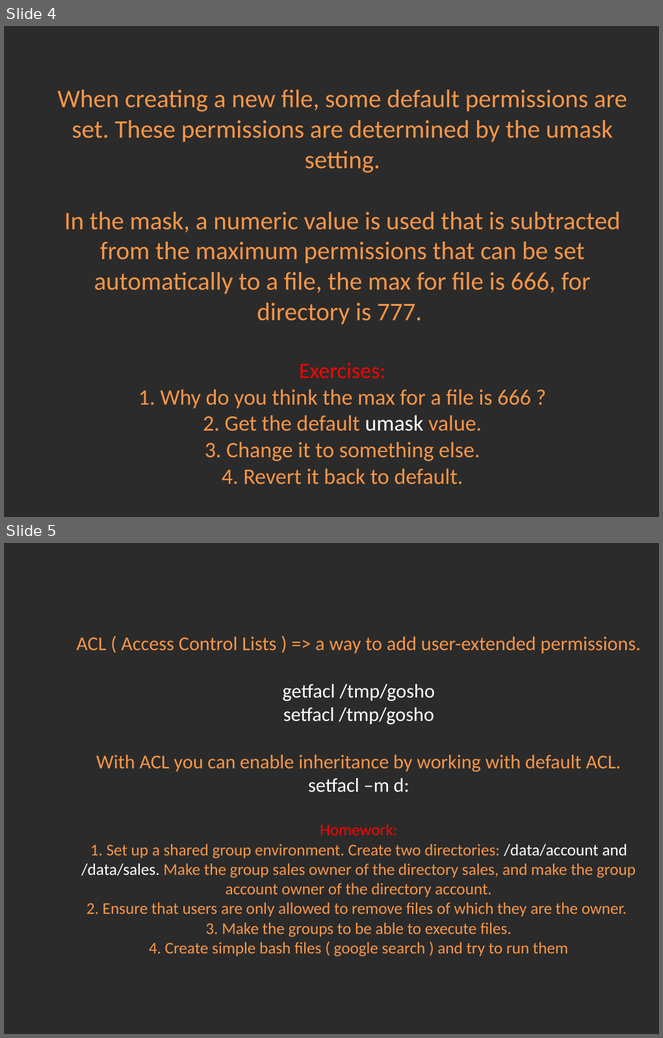
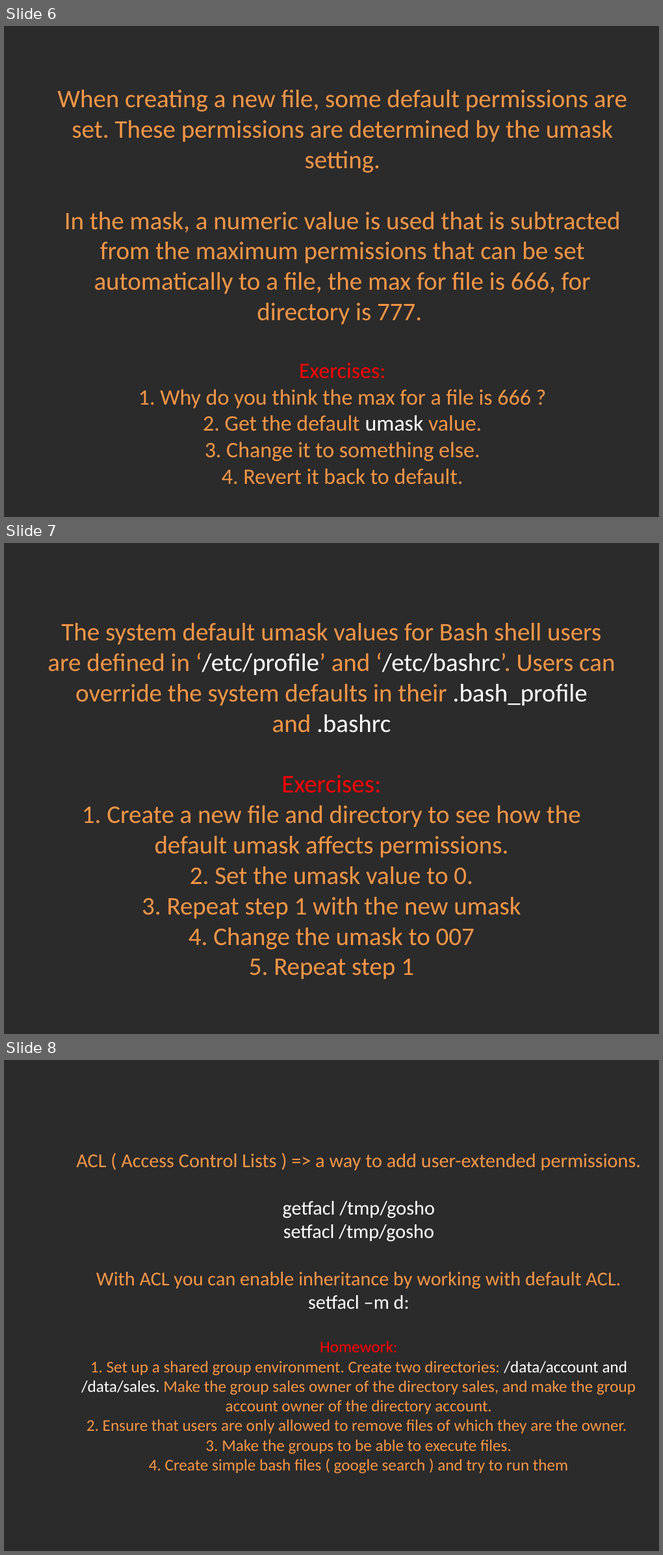
Before and after one commit to Academy-Soft-Intellect/Linux-Course, a slide deck: 5.Permissions/05-PermissionsAndAccessControlLists.pptx. Shown one above the other, each under a label of ours: slides 4 and 5 before the commit, slides 6, 7 and 8 after it. The pictures are 663x1038 and 663x1555 pixels, drawn with LibreOffice and Linux fonts; fonts in the diff are those of the drawing; background and template pictures are left out; a plain dark background stands for a picture behind light text. Boxes give left, top, right and bottom in pixels: in the first picture for what was removed or moved away, otherwise in the second. Text is boxed around its words. In the diff, an @@ line names an element or a change of style, - is before the commit and + after.

Commit message:
Permissions modified.

```diff
--- a/5.Permissions/05-PermissionsAndAccessControlLists.pptx
+++ b/5.Permissions/05-PermissionsAndAccessControlLists.pptx
@@ slide 7 added at (4,543,659,1034), background picture (left out) @@
@@ title added at (48,623,615,980), 27.9 pt, text #F79646 @@
+The system default umask values for Bash shell users are defined in ‘/etc/profile’ and ‘/etc/bashrc’. Users can override the system defaults in their .bash_profile and .bashrc
+Exercises:
+1. Create a new file and directory to see how the default umask affects permissions.
+2. Set the umask value to 0.
+3. Repeat step 1 with the new umask
+4. Change the umask to 007
+5. Repeat step 1
@@ what was slide 4 is now slide 6 @@
@@ what was slide 5 is now slide 8 @@
```
Also in this commit, not shown: 1 slide changed, 2 other slides added.
